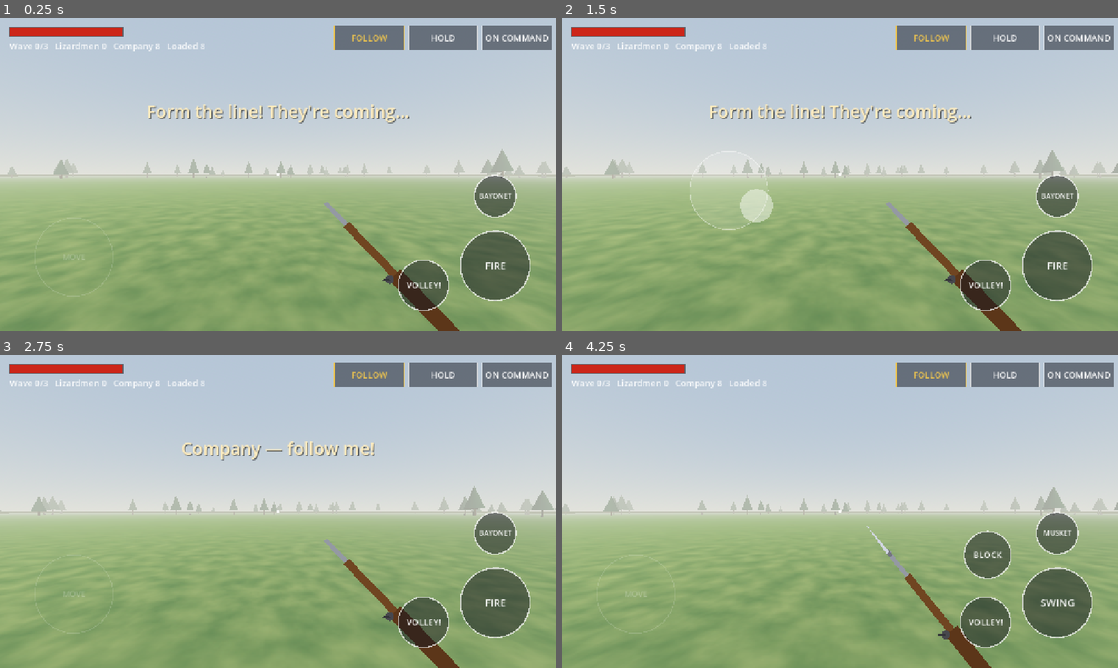
Above: before the commit, frames 1-4 (two rows, left to right).
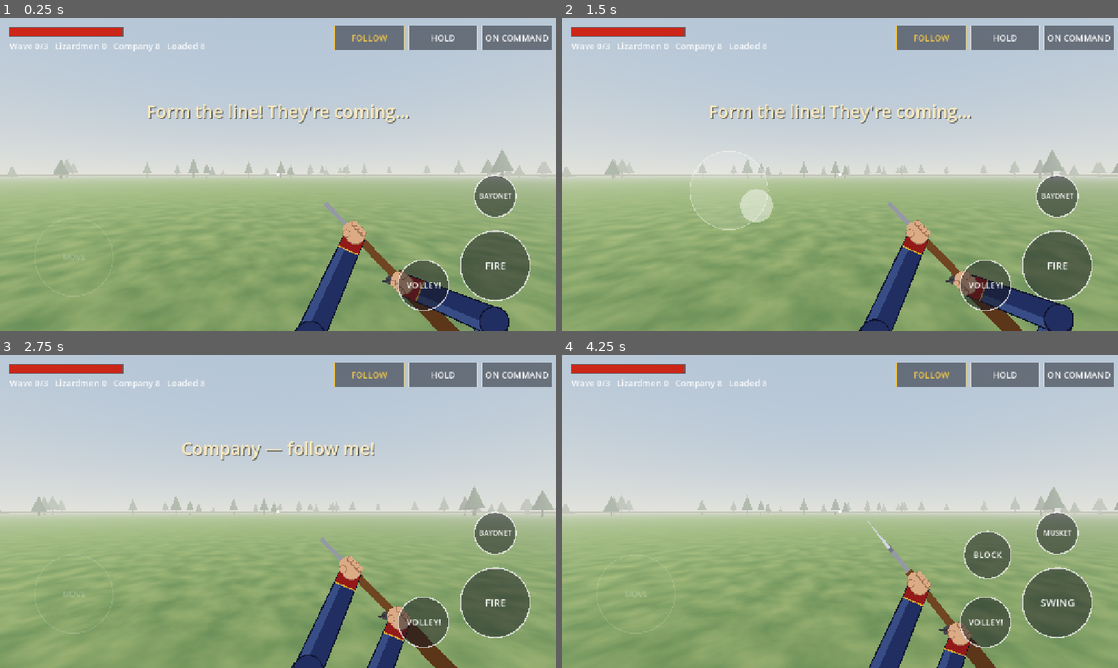
Above: after the commit, the same moments.

Repository: cavaleirobrancopensante/MusketFPS
Game: Godot game, scene res://scenes/battle.tscn
Same seed, same stepped clock (60 frames per second), same inputs: the game is played once before the commit and once after it.
Inputs (mouse positions are in pixels of both pictures, inside the frame that each line leads up to):
- Up to frame 1 (0.25 s): no input
- Up to frame 2 (1.5 s): move the mouse to (962, 158) at 0.52 s; hold D (move_right) 0.53-1.25 s; tap E (block) at 0.6 s; click (962, 158) at 0.67 s; drag from (728, 190) to (812, 237) at 1.27 s
- Up to frame 3 (2.75 s): move the mouse to (333, 442) at 2.02 s; hold D (move_right) from 2.03 s (still down); tap 1 (order_follow) at 2.1 s
- Up to frame 4 (4.25 s): release D (move_right) at 2.75 s; drag from (812, 574) to (673, 464) at 2.77 s; move the mouse to (1006, 558) at 3.52 s; hold A (move_left) from 3.53 s (still down); tap Q (switch_weapon) at 3.6 s

The runs differ from the first frame. In frame 1, 3.4% of the frame differs, in the area x 53-92%, y 59-100%; in frame 2, 3.6%, in the area x 53-92%, y 58-100%; in frame 3, 2.9%; in frame 4, 2.5%.

Commit message:
First-person arms: IK arms and hands that grip the musket
Two-bone IK from shoulders below the screen to hands pinned on the
stock and forestock, so the arms follow every swing, block, recoil and
reload automatically. Shoulders lag and twist into big swings; walking
bob, breathing and look sway keep the arms alive. Officer's sleeves
with red cuffs and gold piping.

Co-Authored-By: Claude Opus 5.5 <noreply@anthropic.com>
Claude-Session: https://claude.ai/code/session_01HuFGXcEGY55MGcQ6NUu6tq

Diff:
--- a/scripts/hud.gd
+++ b/scripts/hud.gd
@@ -72,6 +72,13 @@
 var pose_angle := -2.34
 var pose_scale := 1.0
 var trail: Array = [] # recent bayonet-tip positions during a strike
+
+# Body motion that makes the arms feel attached to a person.
+var bob_t := 0.0
+var walk_amount := 0.0
+var bob := Vector2.ZERO # walking bob / breathing, in 720p pixels
+var look_sway := Vector2.ZERO # weapon lags behind when you turn
+var shoulder_twist := Vector2.ZERO # torso turns into big swings
 
 
 func _ready() -> void:
@@ -175,7 +182,9 @@
 			if dir != NONE:
 				player.set_swing_dir(dir)
 		elif d.index == look_index:
-			player.add_look(d.position - look_last)
+			var drag := d.position - look_last
+			player.add_look(drag)
+			look_sway = (look_sway - drag * 0.25).limit_length(28.0)
 			look_last = d.position
 
 
@@ -256,6 +265,7 @@
 	hit_marker = move_toward(hit_marker, 0.0, delta)
 	block_flash = move_toward(block_flash, 0.0, delta)
 	_update_pose(delta)
+	_update_body(delta)
 	queue_redraw()
 
 
@@ -297,6 +307,27 @@
 		trail.pop_front()
 
 
+## Walking bob, breathing, look sway and torso twist.
+func _update_body(delta: float) -> void:
+	var v: Vector3 = player.velocity
+	var moving := clampf(Vector2(v.x, v.z).length() / 5.0, 0.0, 1.0)
+	walk_amount = lerpf(walk_amount, moving, 1.0 - exp(-6.0 * delta))
+	bob_t += delta * (1.7 + 8.0 * walk_amount)
+	var walk := Vector2(sin(bob_t) * 9.0, -absf(cos(bob_t)) * 11.0)
+	var breathe := Vector2(0.0, sin(bob_t) * 3.0)
+	bob = walk * walk_amount + breathe * (1.0 - walk_amount)
+	look_sway = look_sway.lerp(Vector2.ZERO, 1.0 - exp(-8.0 * delta))
+
+	# The shoulders follow the hands a little (the torso twists into a swing),
+	# but lag behind them, which is what makes the arms look driven by a body.
+	var s := size
+	var hands := _hand_positions(_pose_points(s))
+	var mid: Vector2 = (hands[0] + hands[1]) * 0.5
+	var neutral := Vector2(0.62 * s.x, 0.84 * s.y)
+	var target := (mid - neutral) * 0.45
+	shoulder_twist = shoulder_twist.lerp(target, 1.0 - exp(-7.0 * delta))
+
+
 # ---------------------------------------------------------------- drawing
 
 func _draw() -> void:
@@ -355,6 +386,7 @@
 func _pose_points(s: Vector2) -> Dictionary:
 	var u := s.y / 720.0
 	var off: Vector2 = Vector2(30, 55) * recoil * u + Vector2(60, 320) * player.weapon_lowered() * u
+	off += (bob + look_sway) * u
 	if _melee() and player.swing_phase == "windup" and player.charge() >= 1.0:
 		off += Vector2(randf_range(-2, 2), randf_range(-2, 2)) * u # straining at full charge
 	var grip := Vector2(pose_grip.x * s.x, pose_grip.y * s.y) + off
@@ -396,6 +428,8 @@
 	draw_circle(grip + side * 16 * u, 10 * u, Color(0.28, 0.28, 0.3)) # lock plate
 	draw_line(grip + side * 16 * u, grip + side * 30 * u + dir * 10 * u, Color(0.2, 0.2, 0.22), 5 * u) # hammer
 
+	_draw_arms(s, p)
+
 	if _melee():
 		# Socket bayonet: a short sleeve and a long triangular blade.
 		var b0 := tip - dir * 10 * u
@@ -406,6 +440,113 @@
 	elif flash > 0.0:
 		draw_circle(tip + dir * 22 * u, 34 * flash * u, Color(1, 0.72, 0.25, flash))
 		draw_circle(tip + dir * 18 * u, 16 * flash * u, Color(1, 1, 0.85, flash))
+
+
+# ---------------------------------------------------------------- arms
+
+const UPPER_ARM := 235.0
+const FOREARM := 225.0
+const SLEEVE_EDGE := Color(0.06, 0.08, 0.18)
+const SLEEVE := Color(0.13, 0.18, 0.38)
+const SLEEVE_LIGHT := Color(0.22, 0.3, 0.52)
+const CUFF := Color(0.58, 0.1, 0.1)
+const GOLD := Color(0.85, 0.68, 0.2)
+const SKIN := Color(0.86, 0.67, 0.52)
+const SKIN_DARK := Color(0.64, 0.45, 0.33)
+
+
+## Where each hand holds the weapon: [right hand on the wrist of the stock,
+## left hand under the forestock].
+func _hand_positions(p: Dictionary) -> Array:
+	var grip: Vector2 = p["grip"]
+	var dir: Vector2 = p["dir"]
+	var u: float = p["u"]
+	var forward := 130.0 if not _melee() else 120.0
+	return [grip - dir * 30.0 * u, grip + dir * forward * u]
+
+
+func _draw_arms(s: Vector2, p: Dictionary) -> void:
+	var u0 := s.y / 720.0
+	var hands := _hand_positions(p)
+	var dir: Vector2 = p["dir"]
+	var body := bob * 0.55 * u0 # shoulders move less than the weapon
+	# Shoulders sit well below the screen, so mostly forearms rise into view,
+	# foreshortened, the way first-person arms usually read.
+	var r_shoulder := Vector2(0.80 * s.x, 1.30 * s.y) + shoulder_twist + body
+	var l_shoulder := Vector2(0.42 * s.x, 1.36 * s.y) + shoulder_twist * 1.2 + body
+	# Left arm first: it's further from the camera on a right-handed hold.
+	_draw_arm(l_shoulder, hands[1], Vector2(-0.4, 0.92), dir, u0)
+	_draw_arm(r_shoulder, hands[0], Vector2(0.4, 0.92), dir, u0)
+
+
+## Two-bone IK: given shoulder and hand, find the elbow. Of the two possible
+## elbows, take the one bending toward `bend` (outward and down, like a real
+## arm). If the hand is out of reach the arm stretches a little rather than
+## letting go of the weapon.
+func _draw_arm(shoulder: Vector2, hand: Vector2, bend: Vector2, along: Vector2, u: float) -> void:
+	var l1 := UPPER_ARM * u
+	var l2 := FOREARM * u
+	var d := shoulder.distance_to(hand)
+	var stretch := clampf(d / (l1 + l2 - 1.0), 1.0, 1.7)
+	l1 *= stretch
+	l2 *= stretch
+	d = clampf(d, absf(l1 - l2) + 1.0, l1 + l2 - 0.5)
+	var to := (hand - shoulder).normalized()
+	var ang := acos(clampf((l1 * l1 + d * d - l2 * l2) / (2.0 * l1 * d), -1.0, 1.0))
+	var e1 := shoulder + to.rotated(ang) * l1
+	var e2 := shoulder + to.rotated(-ang) * l1
+	var mid := (shoulder + hand) * 0.5
+	var elbow := e1 if (e1 - mid).dot(bend) > (e2 - mid).dot(bend) else e2
+
+	# Perspective: thick near the shoulder (close to the camera), thin at the wrist.
+	_limb(shoulder, elbow, 92.0 * u, 66.0 * u)
+	_limb(elbow, hand, 62.0 * u, 44.0 * u)
+	draw_circle(elbow, 35.0 * u, SLEEVE_EDGE)
+	draw_circle(elbow, 32.0 * u, SLEEVE)
+	# Red cuff with gold piping at the wrist.
+	var fdir := (hand - elbow).normalized()
+	var cuff_start := hand - fdir * 40.0 * u
+	_limb_flat(cuff_start, hand - fdir * 8.0 * u, 50.0 * u, 48.0 * u, CUFF)
+	var n := fdir.orthogonal()
+	draw_line(cuff_start + n * 25.0 * u, cuff_start - n * 25.0 * u, GOLD, 3.0 * u)
+	_draw_hand(hand, along, elbow, u)
+
+
+func _limb(a: Vector2, b: Vector2, wa: float, wb: float) -> void:
+	var n := (b - a).normalized().orthogonal()
+	var u := size.y / 720.0
+	_limb_flat(a, b, wa + 6.0 * u, wb + 6.0 * u, SLEEVE_EDGE) # outline
+	_limb_flat(a, b, wa, wb, SLEEVE)
+	# Light along one edge gives the sleeve some roundness.
+	draw_colored_polygon(PackedVector2Array([
+		a + n * wa * 0.5, b + n * wb * 0.5, b + n * wb * 0.18, a + n * wa * 0.18]), SLEEVE_LIGHT)
+
+
+func _limb_flat(a: Vector2, b: Vector2, wa: float, wb: float, col: Color) -> void:
+	var n := (b - a).normalized().orthogonal()
+	draw_colored_polygon(PackedVector2Array([
+		a + n * wa * 0.5, b + n * wb * 0.5, b - n * wb * 0.5, a - n * wa * 0.5]), col)
+
+
+## A fist wrapped around the weapon: back of the hand facing us, the row of
+## knuckles on the far side of the stock, the thumb on the near side.
+func _draw_hand(c: Vector2, along: Vector2, elbow: Vector2, u: float) -> void:
+	var n := along.orthogonal()
+	var arm_side := signf(n.dot(elbow - c))
+	if arm_side == 0.0:
+		arm_side = 1.0
+	draw_circle(c, 23.0 * u, SKIN_DARK)
+	draw_circle(c, 21.0 * u, SKIN)
+	draw_circle(c + along * 15.0 * u, 19.0 * u, SKIN)
+	# Knuckles / curled fingers over the stock.
+	for i in 4:
+		var k := c - n * arm_side * 15.0 * u + along * (-10.0 + i * 10.0) * u
+		draw_circle(k, 7.5 * u, SKIN_DARK)
+		draw_circle(k - n * arm_side * 1.5 * u, 6.0 * u, SKIN)
+	# Thumb.
+	var t := c + n * arm_side * 13.0 * u + along * 16.0 * u
+	draw_circle(t, 9.5 * u, SKIN_DARK)
+	draw_circle(t, 8.0 * u, SKIN)
 
 
 ## Gold marker by the crosshair on the side the blow will come from.
